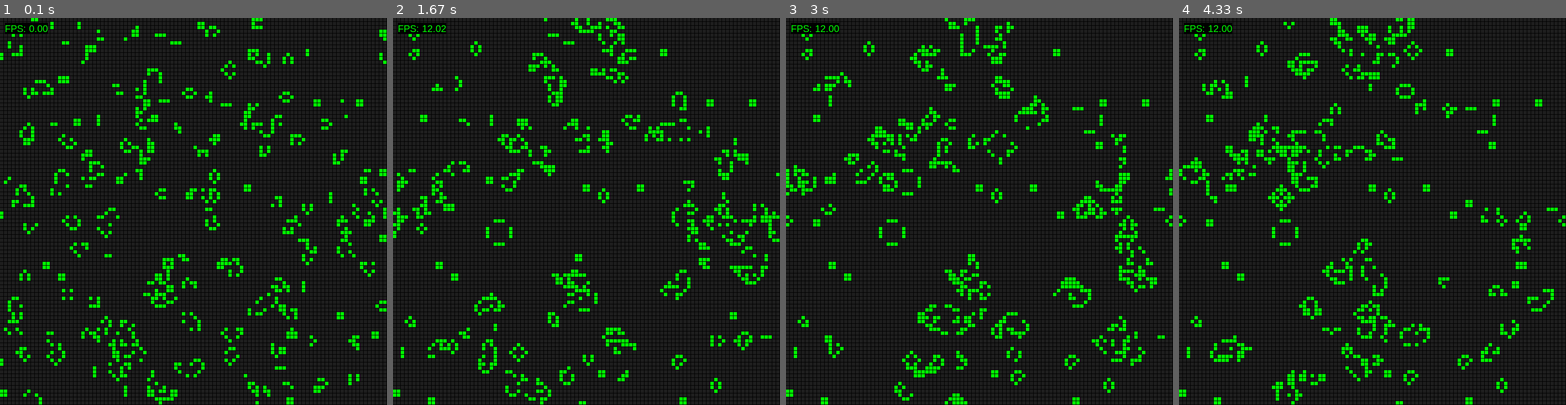
Above: before the commit, frames 1-4 (left to right).
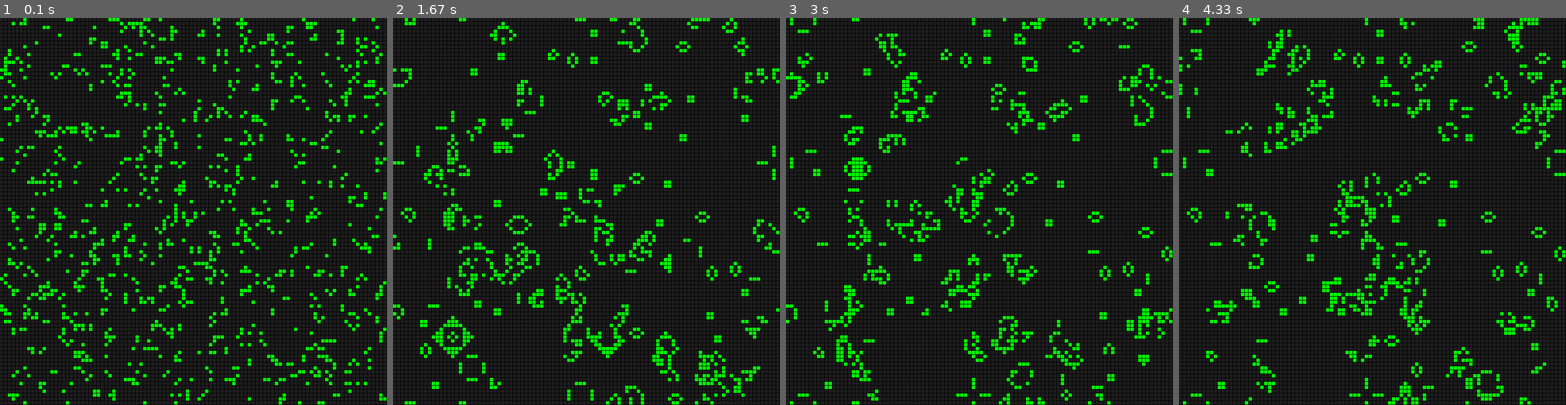
Above: after the commit, the same moments.

Repository: educ8s/Python-Game-Of-Life-with-Pygame
Game: pygame game, started from main.py
The game is run twice, just before and just after one commit, with the same random seed, the same clock (stepped at 60 frames per second) and the same inputs.
Inputs:
- Up to frame 1 (0.1 s): no input
- Up to frame 2 (1.67 s): no input
- Up to frame 3 (3 s): no input
- Up to frame 4 (4.33 s): no input

The runs differ from the first frame. In frame 1, 16% of the frame differs, in the area x 0-100%, y 0-100%; in frame 2, 13%; in frame 3, 13%; in frame 4, 13%.

Commit message:
Clean Up

Diff:
--- a/game.py
+++ b/game.py
@@ -8,17 +8,17 @@
 		self.current_grid = Grid(width, height, cell_size)
 		self.current_grid.fill_random()
 		self.next_grid = Grid(width, height, cell_size)
+		self.draw_current = True  # Flag to determine which grid to draw
 
-	def update_game_state(self):
+
+	def update(self):
 		for row in range(self.rows):
 			for column in range(self.columns):
-				live_neighbors = self.count_live_neighbors(row, column)
+				live_neighbors = self.count_live_neighbors(row, column, self.current_grid)
 				cell = self.current_grid.cells[row][column]
 				if cell.is_alive:
 					if live_neighbors < 2 or live_neighbors > 3:
 						self.next_grid.cells[row][column].is_alive = False
-					else:
-						self.next_grid.cells[row][column].is_alive = True
 				else:
 					if live_neighbors == 3:
 						self.next_grid.cells[row][column].is_alive = True
@@ -27,19 +27,16 @@
 			for column in range(self.columns):
 				self.current_grid.cells[row][column].is_alive = self.next_grid.cells[row][column].is_alive
 
-	def count_live_neighbors(self, row, column):
+	def count_live_neighbors(self, row, column, grid):
 		directions = [(-1, -1), (-1, 0), (-1, 1), (0, -1), (0, 1), (1, -1), (1, 0), (1, 1)]
 		live_neighbors = 0
 		max_row = self.rows
 		max_column = self.columns
 
 		for dx, dy in directions:
-			# Calculate the neighbor's position with wrap-around
 			nx = (row + dx) % max_row
 			ny = (column + dy) % max_column
-
-			# Directly add the boolean value of is_alive since True is treated as 1 and False as 0
-			live_neighbors += self.current_grid.cells[nx][ny].is_alive
+			live_neighbors += grid.cells[nx][ny].is_alive
 
 		return live_neighbors
 
--- a/grid.py
+++ b/grid.py
@@ -18,4 +18,4 @@
 	def fill_random(self):
 		for row in self.cells:
 			for cell in row:
-				cell.is_alive = random.choice([True, False, False, False, False, False, False])
+				cell.is_alive = random.choice([True, False])
--- a/main.py
+++ b/main.py
@@ -6,42 +6,26 @@
 CELL_SIZE = 8
 
 pygame.init()
-pygame.font.init()  # Initialize the font module
 
 window = pygame.display.set_mode((WINDOW_WIDTH, WINDOW_HEIGHT))
 pygame.display.set_caption("Game of Life")
 
 game = Game(WINDOW_WIDTH, WINDOW_HEIGHT, CELL_SIZE)
 
-# Create a Font object (you can choose another font and size)
-font = pygame.font.SysFont('Arial', 20)
-
 clock = pygame.time.Clock()
 
 while True:
+
 	for event in pygame.event.get():
 		if event.type == pygame.QUIT:
 			pygame.quit()
 			sys.exit()
 
-	game.update_game_state()
+	game.update()
 
 	#Drawing
 	window.fill(pygame.Color('black'))
 	game.draw(window)
 
-	 # Calculate and render FPS
-	fps = clock.get_fps()  # Get the current FPS
-	fps_text = font.render(f'FPS: {fps:.2f}', True, pygame.Color('green'))
-
-	# Calculate the size of the text for the background rectangle
-	fps_rect = fps_text.get_rect(topleft=(10, 10))
-
-	# Draw a black rectangle behind the FPS text
-	pygame.draw.rect(window, pygame.Color('black'), fps_rect)
-
-	# Blit the FPS text onto the window
-	window.blit(fps_text, (10, 10))  # Position the FPS text at the top left corner
-
 	pygame.display.update()
-	clock.tick(12)
+	clock.tick(10)
